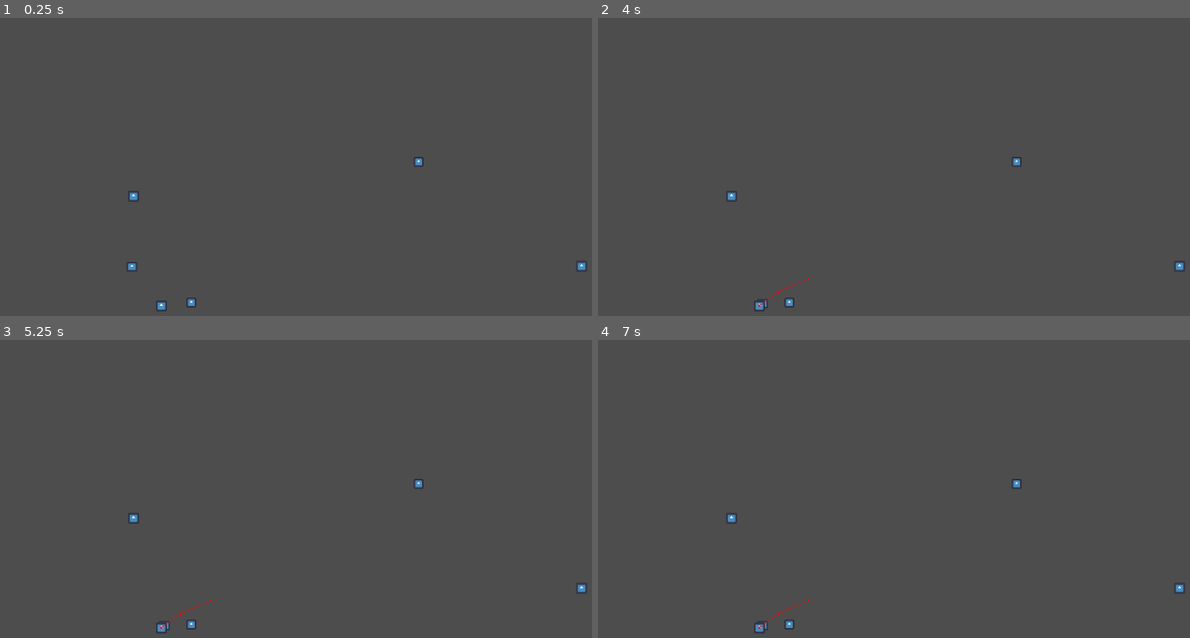
Above: before the commit, frames 1-4 (two rows, left to right).
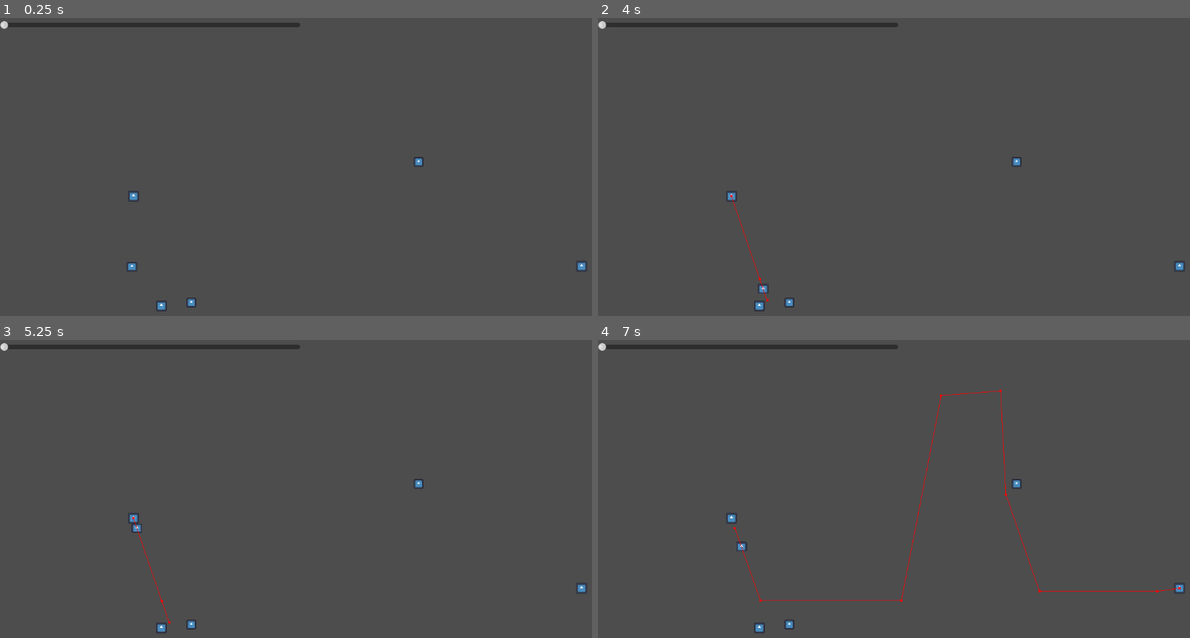
Above: after the commit, the same moments.

Repository: drewcydrew/sim-testing
Game: Godot game, scene res://World/World.tscn
The game is run twice, just before and just after one commit, with the same random seed, the same clock (stepped at 60 frames per second) and the same inputs. The engine's default icon, where the game draws it, is replaced by a stand-in: a white triangle on a blue panel in a dark square.
Inputs (mouse positions are in pixels of both pictures, inside the frame that each line leads up to):
- Up to frame 1 (0.25 s): no input
- Up to frame 2 (4 s): tap Enter at 0.5, 2, 3.5 s; move the mouse to (1178, 265) at 0.52 s; click (1178, 265) at 0.67 s; tap Space at 1.25, 2.75 s; move the mouse to (757, 307) at 1.27 s; click (757, 307) at 1.42 s; move the mouse to (734, 196) at 2.02 s; click (734, 196) at 2.17 s; move the mouse to (876, 259) at 2.77 s; click (876, 259) at 2.92 s; move the mouse to (1089, 244) at 3.52 s; click (1089, 244) at 3.67 s
- Up to frame 3 (5.25 s): tap Space at 4.25 s; move the mouse to (124, 462) at 4.27 s; click (124, 462) at 4.42 s; move the mouse to (337, 512) at 5.02 s; click (337, 512) at 5.17 s
- Up to frame 4 (7 s): move the mouse to (817, 426) at 5.77 s; click (817, 426) at 5.92 s; move the mouse to (1042, 494) at 6.52 s; click (1042, 494) at 6.67 s

The runs differ from the first frame. In frame 1, 0.8% of the frame differs, in the area x 0-51%, y 1-4%; in frame 2, 0.9%; in frame 3, 0.9%; in frame 4, 1.3%, in the area x 0-99%, y 1-98%.

Commit message:
-updating enemy to select new attraction after finishing current
-updating world scene to include slider control for engine speed

Diff:
--- a/Enemy/enemy.gd
+++ b/Enemy/enemy.gd
@@ -58,5 +58,22 @@
 	await get_tree().create_timer(2.0).timeout
 	print("Done visiting:", current_attraction.name)
 
-	current_attraction = null
+	#current_attraction = null
 	is_visiting = false
+	_pick_and_go_to_next_attraction()
+
+
+func _pick_and_go_to_next_attraction() -> void:
+	var all := get_tree().get_nodes_in_group("attractions")
+	if all.is_empty():
+		print("no attractions")
+		return
+
+	# Avoid picking the same one twice in a row if possible
+	var candidates := []
+	for a in all:
+		if a != current_attraction:
+			candidates.append(a)
+
+	var choice = all[randi() % all.size()] if candidates.is_empty() else candidates[randi() % candidates.size()]
+	visit_attraction(choice)
--- a/World/World.tscn
+++ b/World/World.tscn
@@ -10,7 +10,7 @@
 polygons = Array[PackedInt32Array]([PackedInt32Array(0, 1, 2, 3), PackedInt32Array(4, 5, 6, 7), PackedInt32Array(8, 9,  …(405 unchanged characters)…
 outlines = Array[PackedVector2Array]([PackedVector2Array(38, 614, 41, 34, 307, 40, 313, 477, 556, 477, 556, 54, 846, 31, 834, 460, 1033, 460, 1030, 63, 1127, 72, 1133, 618, 739, 606, 741, 106, 650, 113, 631, 600, 211, 564, 216, 113, 115, 104, 114, 602)])
 
-[node name="World" type="Node2D" node_paths=PackedStringArray("enemy_instance") groups=["attractions"]]
+[node name="World" type="Node2D" node_paths=PackedStringArray("enemy_instance")]
 script = ExtResource("1_2dftf")
 enemy_instance = NodePath("NavigationRegion2D/Enemy")
 
@@ -38,3 +38,12 @@
 
 [node name="Attraction3" parent="." groups=["attractions"] instance=ExtResource("4_js7pq")]
 position = Vector2(249, 333)
+
+[node name="SimSpeedSlider" type="HSlider" parent="."]
+offset_right = 560.0
+offset_bottom = 26.0
+max_value = 10.0
+step = 0.05
+
+[connection signal="changed" from="SimSpeedSlider" to="." method="_on_sim_speed_slider_changed"]
+[connection signal="value_changed" from="SimSpeedSlider" to="." method="_on_sim_speed_slider_value_changed"]
--- a/World/world.gd
+++ b/World/world.gd
@@ -1,6 +1,8 @@
 extends Node2D
 
 @export var enemy_instance: Node2D
+
+@onready var time_slider: HSlider = $SimSpeedSlider
 
 func _ready() -> void:
 	# Connect all attractions
@@ -12,6 +14,8 @@
 	if enemy_instance.has_method("visit_attraction"):
 		print("responding to signal")
 		enemy_instance.visit_attraction(attraction)
+
+
 
 func _unhandled_input(event):
 	if event is InputEventMouseButton and event.pressed and event.button_index == MOUSE_BUTTON_LEFT:
@@ -25,3 +29,10 @@
 
 		#if clicked_attraction:
 			#_on_attraction_selected(clicked_attraction)
+
+
+
+func _on_sim_speed_slider_value_changed(value: float) -> void:
+	print("Updating sim time")
+	Engine.time_scale = value
+	#_update_time_label(new_value)
